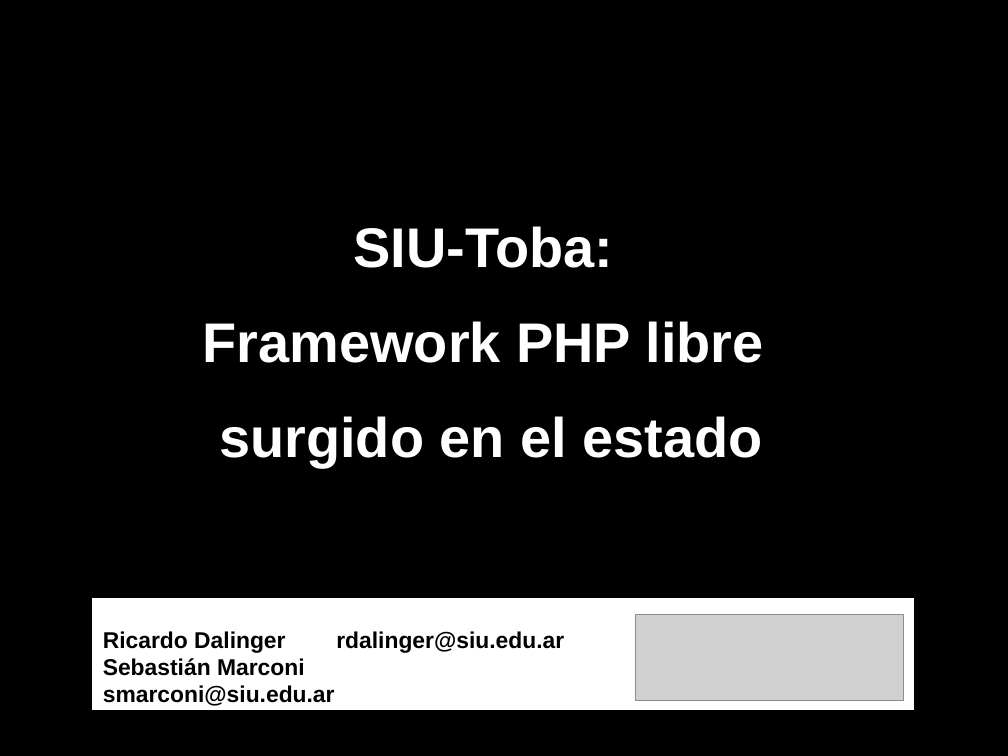
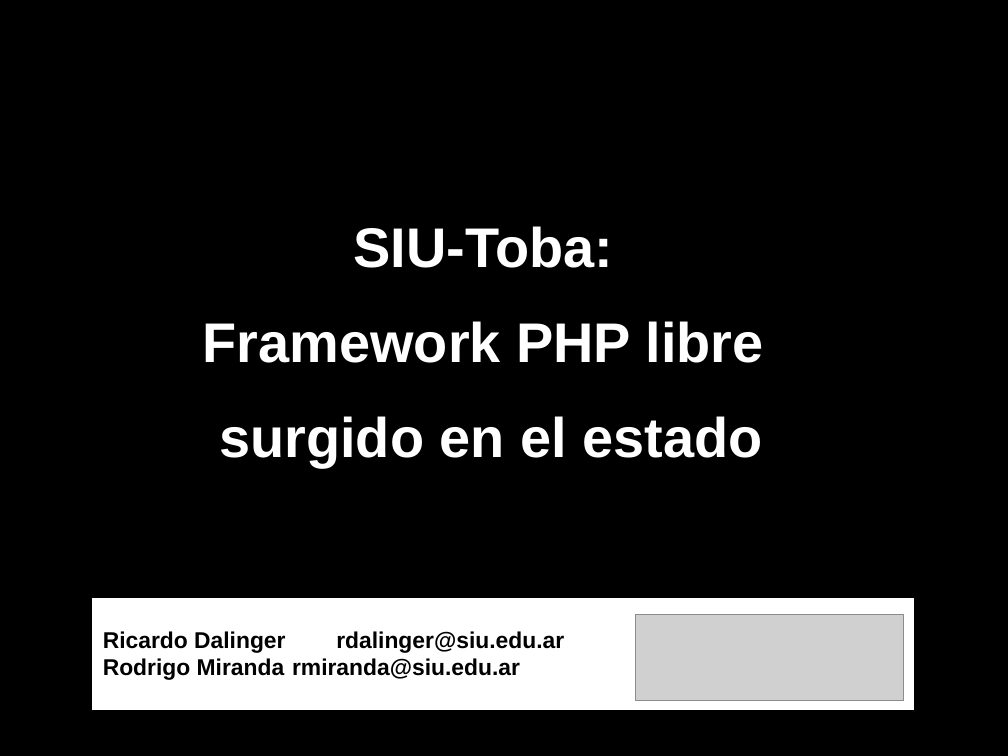
Before and after one commit to SIU-Toba/framework, a slide deck: slide 1 of doc/presentaciones/2009/2009 - Jornadas del Sur.odp. Drawn at 1008x756 pixels with LibreOffice and Linux fonts; fonts in the diff are those of the drawing; grey boxes stand for pictures. Boxes give left, top, right and bottom in pixels: in the first picture for what was removed or moved away, otherwise in the second. Text is boxed around its words. In the diff, an @@ line names an element or a change of style, - is before the commit and + after.

Commit message:
Cambio de expositor

```diff
--- a/doc/presentaciones/2009/2009 - Jornadas del Sur.odp
+++ b/doc/presentaciones/2009/2009 - Jornadas del Sur.odp
@@ rectangle "Ricardo Dalinger rdalinger@siu.edu.ar": place and size @@
-rectangle "Ricardo Dalinger rdalinger@siu.edu.ar" at (94,621,579,707)
+rectangle "Ricardo Dalinger rdalinger@siu.edu.ar" at (94,621,574,707)
@@ text in rectangle at (103,658,520,680): text changed @@
-Sebastián Marconi smarconi@siu.edu.ar
+Rodrigo Miranda rmiranda@siu.edu.ar
```
